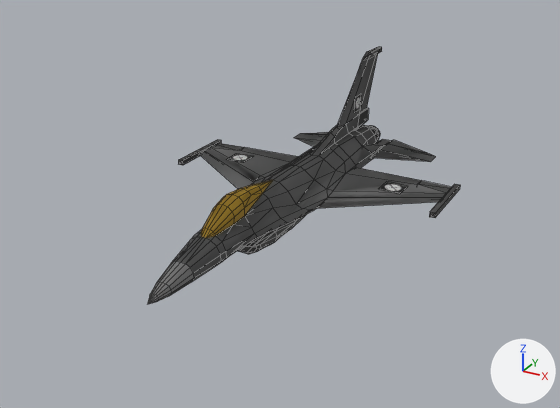
An edit to the Blender file Planes/PlaneStuff.blend, drawn before and after from the same camera.
Camera for both pictures: a camera (50 mm lens) standing at (11.0, -20.0, 9.7) and looking at (0.5, -0.9, 0.2). Lighting does not change. The marker at lower right points along +X, +Y and +Z. Mesh edges are drawn as thin lines.

The first picture shows 'F-16Blend', 'F16TailEmblem', 'F16WingEmblem'.
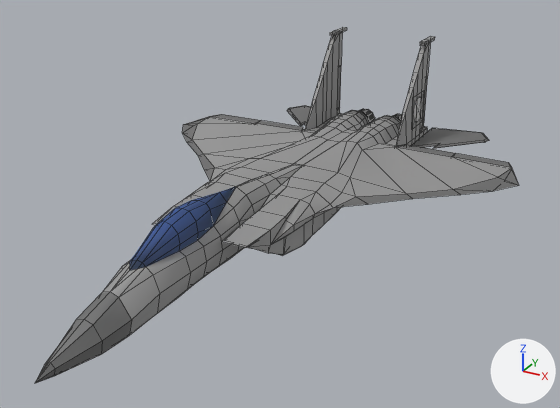
Patch to the scene script:
```diff
--- a/Planes/PlaneStuff.blend.py
+++ b/Planes/PlaneStuff.blend.py
@@ mat_blueglass @@
+mat_blueglass = bpy.data.materials.new('BlueGlass')
+mat_blueglass.use_nodes = True; mat_blueglass.node_tree.nodes.clear()
+_N = mat_blueglass.node_tree.nodes; _L = mat_blueglass.node_tree.links
+n0 = _N.new('ShaderNodeOutputMaterial'); n0.name = 'Material Output'
+n1 = _N.new('ShaderNodeBsdfGlass'); n1.name = 'Glass BSDF'
+n1.inputs[0].default_value = (0.489, 0.657, 1.0, 1.0)  # 'Color', blue #bad4ff
+n1.inputs[1].default_value = 0.8  # 'Roughness'
+_L.new(n1.outputs[0], n0.inputs[0])  # 'BSDF' to 'Surface'
@@ mat_lightmetalgray @@
+mat_lightmetalgray = principled_material('LightMetalGray')
+mat_lightmetalgray.base_color = (0.403, 0.403, 0.403)  # grey #aaaaaa
+mat_lightmetalgray.metallic = 0.6
+mat_lightmetalgray.roughness = 0.8
@@ me_plane @@
+me_plane.from_pydata(...)  # 813 vertices, 885 faces; spans x -6.6..6.6, y -10.7..9.4, z -0.8..3.7
+me_plane.polygons.foreach_set('use_smooth', [True] * 885)
+# faces by material slot: [618, 36, 109, 48, 74]
+me_plane.materials.append(mat_lightmetalgray)  # grey #aaaaaa
+me_plane.materials.append(mat_blueglass)
+me_plane.materials.append(mat_metalic_gray)  # grey #787878
+me_plane.materials.append(mat_nozzle2)  # grey #898989
+me_plane.materials.append(mat_black)  # black #000000
@@ ob_f_16blend @@
-ob_f_16blend = bpy.data.objects.new('F-16Blend', me_f_16_full)
-ob_f_16blend.location = (0.0, 0.0, 0.0)
-ob_f_16blend.scale = (0.896, 0.896, 0.896)
@@ ob_f16tailemblem @@
 ob_f16tailemblem = bpy.data.objects.new('F16TailEmblem', me_placeholderemblem2_008)
-ob_f16tailemblem.parent = ob_f_16blend
-ob_f16tailemblem.matrix_parent_inverse = Matrix(((1.115, 0.0, 0.0, 0.0), (0.0, 1.115, 0.0, 0.0), (0.0, 0.0, 1.115, 0.0), (0.0, 0.0, 0.0, 1.0)))
-ob_f16tailemblem.location = (-0.247, 5.698, 1.6)
-ob_f16tailemblem.scale = (0.59, 0.59, 0.59)
+ob_f16tailemblem.parent = ob_f_15
+ob_f16tailemblem.location = (-2.344, 7.088, 1.266)
+ob_f16tailemblem.scale = (1.22, 1.22, 1.22)
 _m = ob_f16tailemblem.modifiers.new('Mirror', 'MIRROR')
-_m.mirror_object = ob_f_16blend
+_m.mirror_object = ob_f_15
 _m = ob_f16tailemblem.modifiers.new('Shrinkwrap', 'SHRINKWRAP')
-_m.target = ob_f_16blend
+_m.target = ob_f_15
 _m.offset = 0.02
@@ ob_f16wingemblem @@
-ob_f16wingemblem = bpy.data.objects.new('F16WingEmblem', me_placeholderemblem2_009)
-ob_f16wingemblem.parent = ob_f_16blend
-ob_f16wingemblem.matrix_parent_inverse = Matrix(((1.115, 0.0, 0.0, 0.0), (0.0, 1.115, 0.0, 0.0), (0.0, 0.0, 1.115, 0.0), (0.0, 0.0, 0.0, 1.0)))
-ob_f16wingemblem.location = (-2.93, 2.289, 0.2)
-ob_f16wingemblem.scale = (0.746, 0.746, 0.746)
-_m = ob_f16wingemblem.modifiers.new('Mirror', 'MIRROR')
-_m.use_axis = (True, False, True)
-_m.mirror_object = ob_f_16blend
-_m = ob_f16wingemblem.modifiers.new('Shrinkwrap', 'SHRINKWRAP')
-_m.target = ob_f_16blend
-_m.offset = 0.03
@@ ob_afb_f16 @@
 ob_afb_f16 = bpy.data.objects.new('AFB_F16', me_cylinder_004)
-ob_afb_f16.parent = ob_f_16blend
 ob_afb_f16.matrix_parent_inverse = Matrix(((1.115, 0.0, 0.0, 0.0), (0.0, 1.115, 0.0, 0.0), (0.0, 0.0, 1.115, 0.0), (0.0, 0.0, 0.0, 1.0)))
@@ ob_f_15 @@
+ob_f_15 = bpy.data.objects.new('F-15', me_plane)
+ob_f_15.location = (0.0, 0.0, 0.0)
```

Location of each change, [x1, y1, x2, y2] in pixels of the pictures (560 x 408 px):
'F-15', added: after [35, 27, 519, 383]
    faces in mat_lightmetalgray (grey #aaaaaa): [103, 27, 511, 335]
    faces in mat_metalic_gray (grey #787878): [35, 66, 519, 383]
    faces in mat_blueglass: [129, 187, 236, 270]
    faces in mat_nozzle2 (grey #898989): [346, 110, 401, 129]
    faces in mat_black (black #000000): [359, 109, 402, 123]
'F-16Blend', deleted: before [147, 46, 460, 304]
    faces in mat_metalic_gray (grey #787878): [172, 46, 460, 281]
    faces in mat_metallic_dark_gray (grey #777777): [199, 54, 442, 209]
    faces in mat_yellowglass (yellow #e7b832): [201, 180, 273, 238]
    faces in mat_light_gray (grey #a7a7a7): [147, 246, 256, 304]
'F16TailEmblem', reshaped, moved, rescaled, modifiers changed: before [354, 95, 361, 113]; after [412, 92, 424, 129]
'F16WingEmblem', deleted: before [232, 153, 408, 194]
